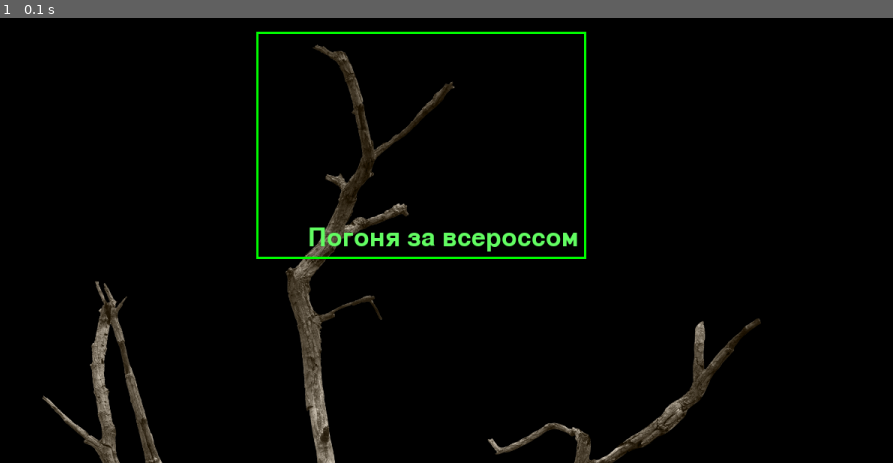
Above: before the commit, frame 1.
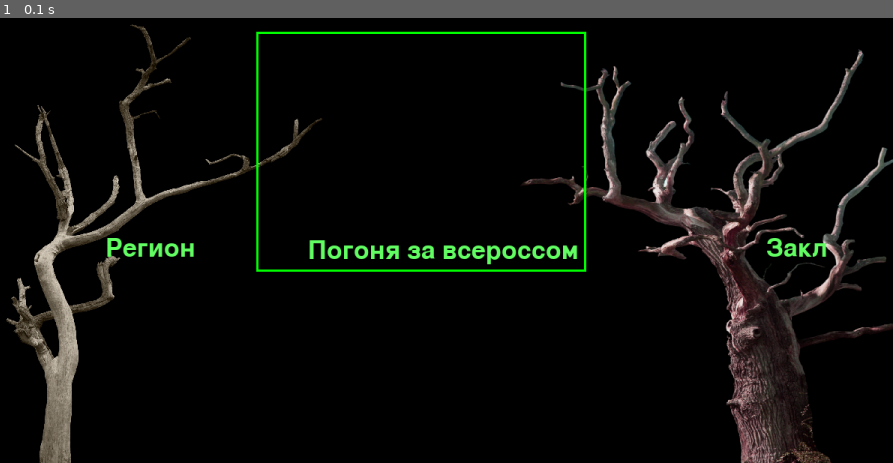
Above: after the commit, the same moment.

Repository: Kubikrubik13/PyGame-Mario-Project
Game: pygame game, started from main.py
Two runs of this game, one before a commit and one after it. Both use one fixed random seed, a clock stepped at 60 frames per second and the inputs below.
Inputs:
- Up to frame 1 (0.1 s): no input

The runs differ from the first frame. In frame 1, 17% of the frame differs, in the area x 0-100%, y 1-100%.

Commit message:
Add files via upload

Diff:
--- /dev/null
+++ b/const.py
@@ -0,0 +1,3 @@
+WIDTH, HEIGHT = 1200, 600
+BL_IMAGE_SIZE = (20, 20)
+ST_IMAGE_SIZE = (20, 40)
--- /dev/null
+++ b/level_1.txt
@@ -0,0 +1,13 @@
+.........................................
+.........................................
+.........................................
+...........###.#.........................
+........................####.............
+.........#........###.......###..........
+....####..........###....................
+..................###............#.......
+@.................###............#.......
+#############################....########
+#############################....########
+#############################....########
+#############################....########
--- /dev/null
+++ b/level_2.txt
@@ -0,0 +1,12 @@
+.........................................
+.........................................
+..................................#######
+..........######..................#......
+......................######.....#.......
+...@..####........#.........#...#........
+####.........................##..........
+.....................#...................
+...................##....................
+.........................................
+.........................................
+#########################################
--- a/main.py
+++ b/main.py
@@ -1,10 +1,9 @@
 import pygame
 import sys
 import os
+from const import WIDTH, HEIGHT, BL_IMAGE_SIZE, ST_IMAGE_SIZE
 from surfacehelpfile import firstwindow_draw, load_image
 
-size = width, height = 300, 300
-block_width, block_height = 20, 20
 
 
 def load_image(name, colorkey=None):
@@ -13,6 +12,7 @@
         print(f"Файл с изображением '{fullname}' не найден")
         sys.exit()
     image = pygame.image.load(fullname)
+    image = image.convert_alpha()
     return image
 
 
@@ -38,11 +38,12 @@
 class Block(pygame.sprite.Sprite):
     def __init__(self, block_type, pos_x, pos_y):
         super().__init__(sprite_group)
-        self.image = load_image("block.jpg")
-        (block_width, block_height) = self.image.size()
+        self.image_bl = load_image("block.jpg")
+        self.image_bl = pygame.transform.scale(self.image_bl, BL_IMAGE_SIZE)
+        ## (block_width, block_height) = self.image.size()
         ## Нужно сжимать изображение до такого формата
         self.block_type = block_type
-        self.rect = self.image.get_rect().move(block_width * pos_x, block_height * pos_y)
+        self.rect = self.image.get_rect().move(BL_IMAGE_SIZE[0] * pos_x, BL_IMAGE_SIZE[1] * pos_y)
 
 
 class Student(pygame.sprite.Sprite):
@@ -50,9 +51,8 @@
     def __init__(self, pos_x, pos_y):
         super().__init__(student_group)
         self.image = load_image("student.png")
-        self.image = self.image.convert_alpha()  ## Лучше запихнуть внутрь load_image
-        # (block_width, block_height) = Block.image.size()  ## Нельзя так писать!
-        self.x, self.y = block_width * pos_x + 15, block_height * pos_y + 5
+        self.image_st = pygame.transform.scale(self.image_st, ST_IMAGE_SIZE)
+        self.x, self.y = BL_IMAGE_SIZE[0] * pos_x + 15, BL_IMAGE_SIZE[1] * pos_y + 5
         self.rect = self.image.get_rect().move(self.x, self.y)
         self.pos = (pos_x, pos_y)
         self.vl = 0
@@ -67,16 +67,22 @@
         self.rect = self.image.get_rect().move(
             block_width * self.pos[0] + 15, block_height * self.pos[1] + 5)'''
 
-    def update(self, left, right):
+    def update(self, left, right, up, down):
         if left and self.vl <= 200:
             self.vl = -20
 
         if right and self.vl >= -200:
             self.vl = 20
 
+        if up and self.vl >= -200:
+            self.vl = 20
+
+        if down and self.vl >= -200:
+            self.vl = 20
+
         if not (left or right):
             self.vl = 0
-        self.move(vl)
+        self.move(self.vl)
 
 
 sprite_group = SpriteGroup()
@@ -134,11 +140,15 @@
 
 def main():
     pygame.init()
-    size = width, height
+    size = WIDTH, HEIGHT
     screen = pygame.display.set_mode(size)
     screen.fill(pygame.Color('black'))
     running = True
-    firstwindow_draw()
+    lvl = firstwindow_draw()
+    if lvl == 1:
+        generate_level(load_level('level_1.txt'))
+    elif lvl == 2:
+        generate_level(load_level('level_2.txt'))
     pygame.display.set_caption("Chasing the Всеросс")
 
     while running:
--- /dev/null
+++ b/research.json
@@ -0,0 +1 @@
+{"geographical": {"altitude": 65, "latitude": 18}, "physical": {"axis tilt": 23.5, "gravity": 19.6}}
--- a/surfacehelpfile.py
+++ b/surfacehelpfile.py
@@ -1,6 +1,7 @@
 import pygame
 import sys
 from pygame import Surface
+from const import WIDTH, HEIGHT
 import os
 
 
@@ -13,39 +14,43 @@
     return image
 
 
-width, height = 1200, 600
+def firstwindow_draw():
+    ## Никаких абсолютных координат, только от WIDTH, HEIGHT
+    lvl = 0
+    pygame.init()
+    running = True
+    size = WIDTH, HEIGHT
+    screen = pygame.display.set_mode(size)
+    screen.fill((255, 255, 255))
+    image_bg = load_image('background.png')
+    BG_IMAGE_SIZE = (WIDTH, HEIGHT)
+    image_bg = pygame.transform.scale(image_bg, BG_IMAGE_SIZE)
+    screen.blit(image_bg, [0, 0])
 
-
-def firstwindow_draw():
-    ## Никаких абсолютных координат, только от width, height
-    size = width, height
-    screen = pygame.display.set_mode(size)
-    screen.blit(load_image('background.png'), [0, 0])
-
-#   Заголовок:
+    #   Заголовок:
     font = pygame.font.Font(None, 50)
-    head_text = font.render("Погоня за всероссом", True, (100, 255, 100))
-    head_text_x = width // 2 - head_text.get_width() // 2
-    head_text_y = height // 2 - head_text.get_height() // 2
-    screen.blit(head_text, (head_text_x, head_text_y))
-    pygame.draw.rect(screen, (0, 255, 0), (head_text.get_width() - 10, head_text.get_height() - 10,
+    head_text_mid = font.render("Погоня за всероссом", True, (100, 255, 100))
+    head_text_x = WIDTH // 2 - head_text_mid.get_width() // 2
+    head_text_y = HEIGHT // 2
+    screen.blit(head_text_mid, (head_text_x, head_text_y))
+    pygame.draw.rect(screen, (0, 255, 0), (head_text_mid.get_width() - 10, head_text_mid.get_height() - 10,
                                            head_text_x + 20, head_text_y + 20), 3)
 
-#   Регион:
+    #   Регион:
     font = pygame.font.Font(None, 50)
-    head_text = font.render("Регион", True, (100, 255, 100))
-    head_text_x = 700 - head_text.get_width() // 2
-    head_text_y = 876 + head_text.get_height() // 2
-    screen.blit(head_text, (head_text_x, head_text_y))
+    head_text_lf = font.render("Регион", True, (100, 255, 100))
+    head_text_x = (WIDTH // 2) // 4
+    head_text_y = HEIGHT // 2 + head_text_lf.get_height() // 2 - 20
+    screen.blit(head_text_lf, (head_text_x, head_text_y))
 
-#   Закл:
+    #   Закл:
     font = pygame.font.Font(None, 50)
-    head_text = font.render("Закл", True, (100, 255, 100))
-    head_text_x = 2100 - head_text.get_width() // 2
-    head_text_y = 876 + head_text.get_height() // 2
-    screen.blit(head_text, (head_text_x, head_text_y))
+    head_text_rg = font.render("Закл", True, (100, 255, 100))
+    head_text_x = (WIDTH // 2) * 55 // 32
+    head_text_y = HEIGHT // 2 + head_text_rg.get_height() // 2 - 20
+    screen.blit(head_text_rg, (head_text_x, head_text_y))
 
-#   Инструкция:
+    #   Инструкция:
     font = pygame.font.Font(None, 50)
     head_text = font.render('Для уровня "Регион" /n нажмите на левую часть экрана, /n для уровня "Закл" - на правую.',
                             True, (100, 255, 100))
@@ -53,7 +58,19 @@
     head_text_y = 876 + head_text.get_height() // 2
     screen.blit(head_text, (head_text_x, head_text_y))
 
-    for event in pygame.event.get():
-        if event.type == pygame.MOUSEBUTTONUP:
-            if pygame.MOUSEBUTTONUP[0][0] <= width / 2:
-                screen.fill(255, 255, 255)
+    while running:
+        for event in pygame.event.get():
+            if event.type == pygame.MOUSEBUTTONUP:
+                if pygame.MOUSEBUTTONUP[0][0] <= WIDTH / 2:
+                    screen.fill(255, 255, 255)
+                    lvl = 1
+                if pygame.MOUSEBUTTONUP[0][0] >= WIDTH / 2:
+                    screen.fill(255, 255, 255)
+                    lvl = 2
+                elif event.type == pygame.QUIT:
+                    running = False
+            pygame.display.update()
+
+    return lvl
+
+firstwindow_draw()
